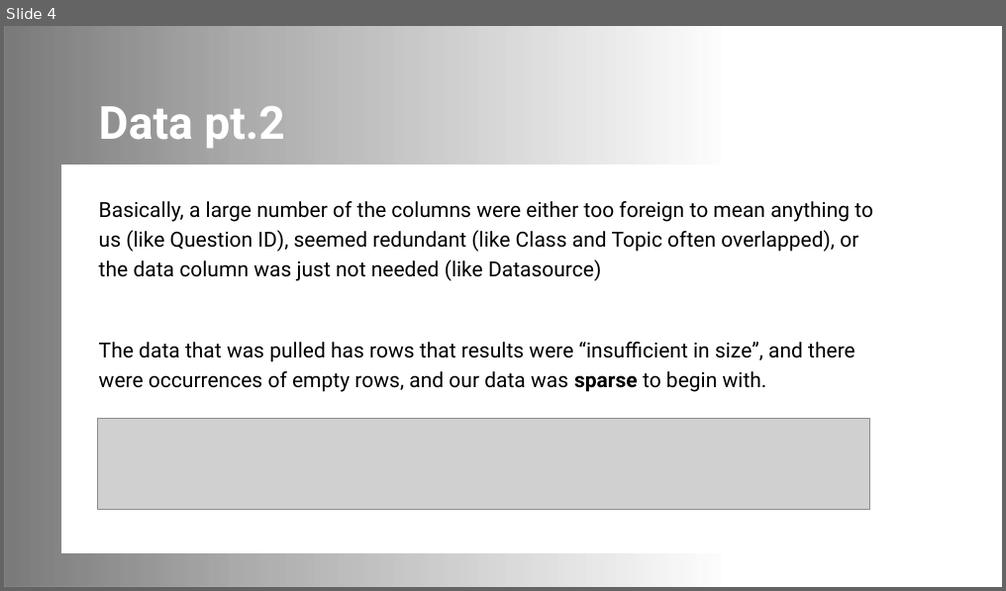
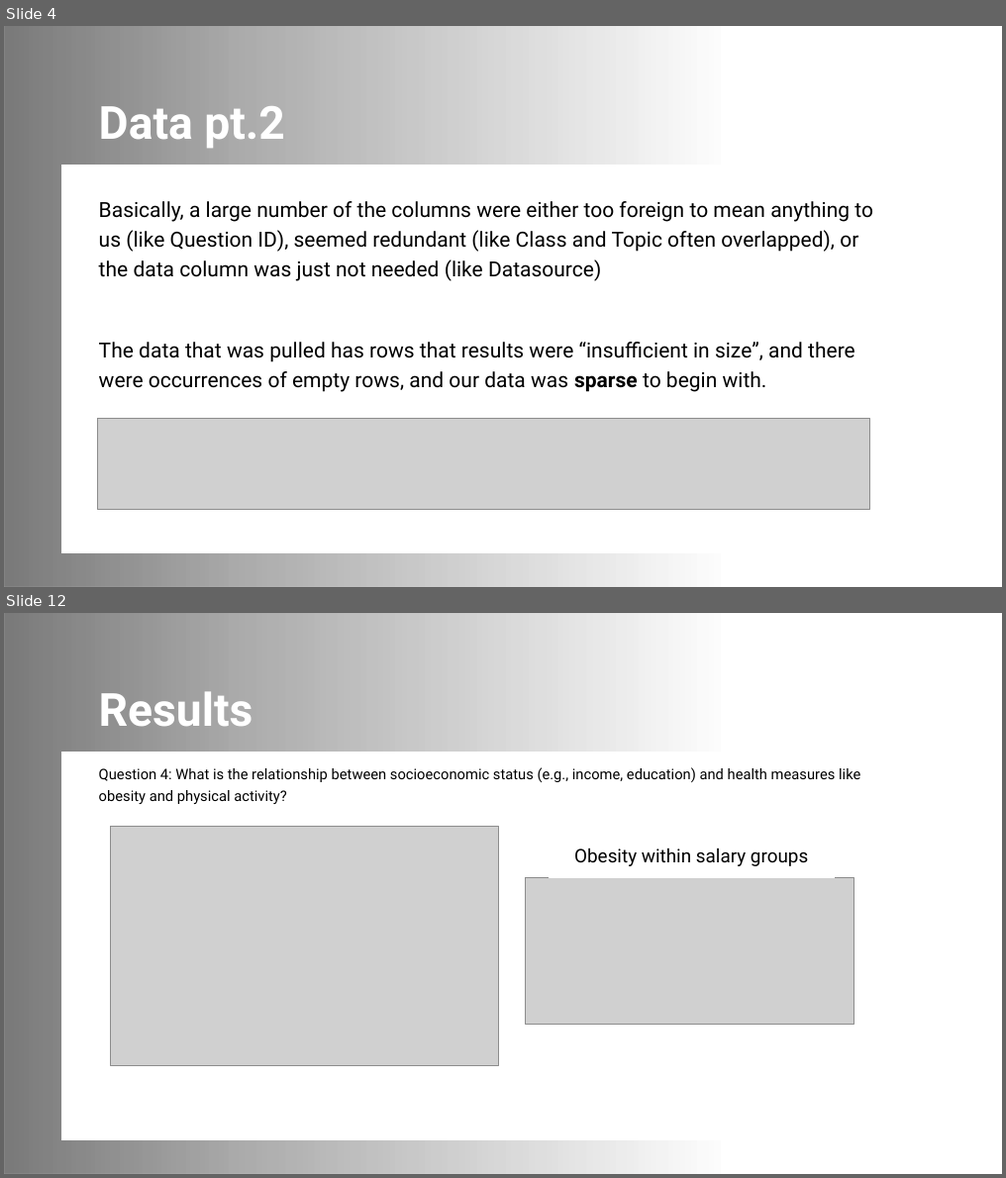
Before and after one commit to HudsonIAState/DS202Final, a slide deck: American Health Final Presentation DS202.pptx. Shown one above the other, each under a label of ours: slide 4 before the commit, slides 4 and 12 after it; the slides between them are not shown. The pictures are 1006x591 and 1006x1178 pixels, drawn with LibreOffice and Linux fonts; fonts in the diff are those of the drawing; grey boxes stand for pictures; background and template pictures are left out. Boxes give left, top, right and bottom in pixels: in the first picture for what was removed or moved away, otherwise in the second. Text is boxed around its words. In the diff, an @@ line names an element or a change of style, - is before the commit and + after.

```diff
--- a/American Health Final Presentation DS202.pptx
+++ b/American Health Final Presentation DS202.pptx
@@ slide 12 added at [4, 613, 1002, 1174], background picture (left out); not listed: 1 template element that a slide beside it also shows @@
@@ rectangle added at [4, 613, 1002, 1174], fill #FFFFFF @@
@@ rectangle added at [4, 613, 723, 1174], fill gradient #000000 @@
@@ title added at [99, 691, 253, 727], 44 pt, text #FFFFFF, bold @@
+Results
@@ rectangle added at [61, 752, 927, 1140], fill #FFFFFF, outline #FFFFFF 1 pt @@
@@ subtitle added at [99, 767, 860, 804], 14 pt, text #000000 @@
+Question 4: What is the relationship between socioeconomic status (e.g., income, education) and health measures like obesity and physical activity?
@@ picture added at [110, 827, 498, 1065] @@
@@ rectangle added at [549, 834, 835, 878], fill #FFFFFF, outline #FFFFFF 1 pt, 18 pt, text #000000 @@
+Obesity within salary groups
@@ picture added at [526, 878, 854, 1024] @@
```
Also in this commit, not shown: 4 slides changed, 4 other slides added, 1 slide removed, 8 other files.
